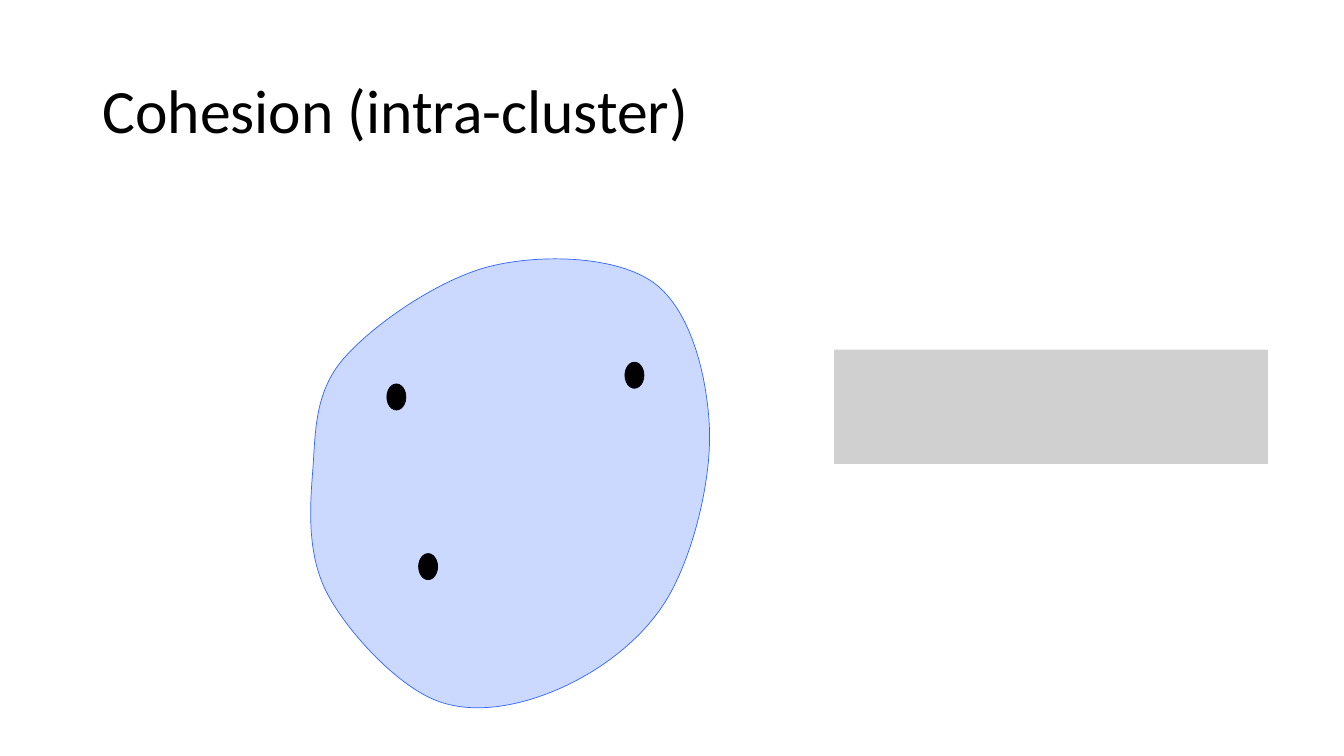
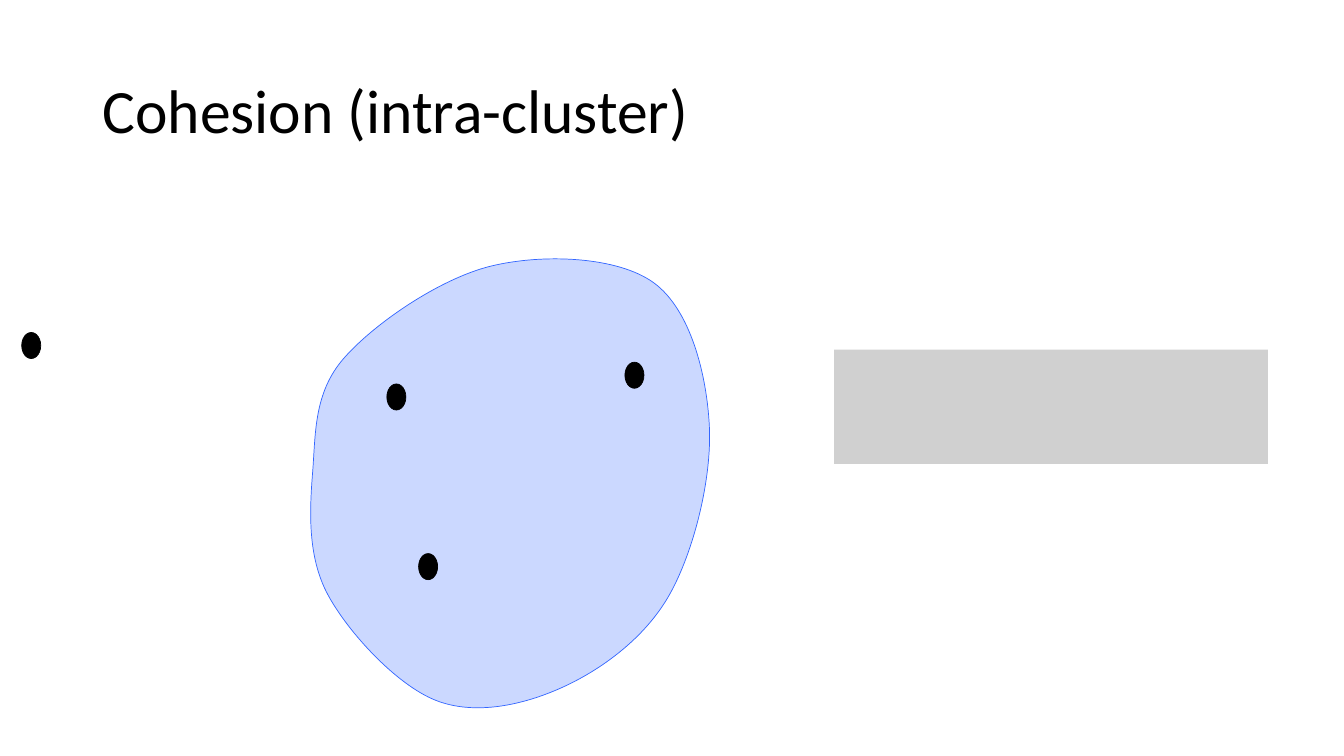
Before and after one commit to mathphysmx/teaching-ml, a slide deck: slide 27 of slides/04_ML_K-Means.pptx. Drawn at 1344x756 pixels with LibreOffice and Linux fonts; fonts in the diff are those of the drawing; grey boxes stand for pictures. Boxes give left, top, right and bottom in pixels: in the first picture for what was removed or moved away, otherwise in the second. Text is boxed around its words. In the diff, an @@ line names an element or a change of style, - is before the commit and + after.

```diff
--- a/slides/04_ML_K-Means.pptx
+++ b/slides/04_ML_K-Means.pptx
@@ ellipse added at box(22, 333, 41, 359), fill #000000, outline #000000 0.5 pt @@
```
Also in this commit, not shown: 4 other slides changed, 1 slide added, 2 other files.
